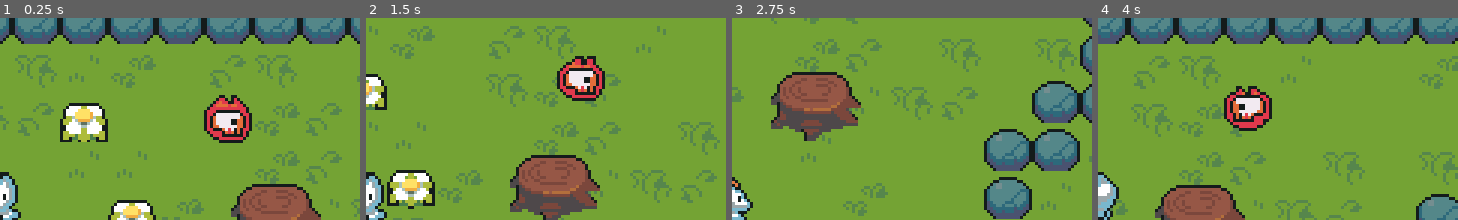
Above: before the commit, frames 1-4 (left to right).
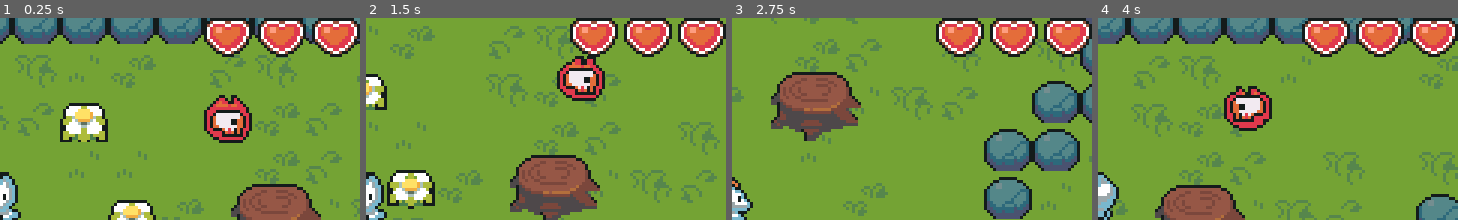
Above: after the commit, the same moments.

Repository: KadirKuruca/ActionRPG
Game: Godot game, scene res://scenes/world.tscn
Two runs of this game, one before a commit and one after it. Both use one fixed random seed, a clock stepped at 60 frames per second and the inputs below.
Inputs:
- Up to frame 1 (0.25 s): no input
- Up to frame 2 (1.5 s): hold Right (ui_right) 0.53-1.28 s; hold Down (ui_down) from 1.28 s (still down)
- Up to frame 3 (2.75 s): release Down (ui_down) at 2.03 s; hold Right (ui_right) from 2.03 s (still down)
- Up to frame 4 (4 s): release Right (ui_right) at 2.78 s; hold Up (ui_up) 2.78-3.53 s; hold Left (ui_left) from 3.53 s (still down)
The pictures show only the part of the screen within x 50-100%, y 0-50%; the shares and areas given below are measured in that part.

The runs differ from the first frame. In frame 1, 6.1% of the frame differs, in the area x 56-100%, y 0-20%; in frame 2, 6.3%; in frame 3, 6.2%; in frame 4, 6.2%.

Commit message:
Create Player hearth container

Diff:
--- /dev/null
+++ b/gui/hearth_gui.tscn
@@ -0,0 +1,15 @@
+[gd_scene load_steps=2 format=3 uid="uid://ccvuedrky7g5j"]
+
+[ext_resource type="Texture2D" uid="uid://df1hyg2hyxsa" path="res://art/heart.png" id="1_y7x16"]
+
+[node name="HearthGui" type="Panel"]
+self_modulate = Color(1, 1, 1, 0)
+custom_minimum_size = Vector2(16, 13)
+offset_right = 16.0
+offset_bottom = 13.0
+
+[node name="Sprite2D" type="Sprite2D" parent="."]
+position = Vector2(0, -2)
+texture = ExtResource("1_y7x16")
+centered = false
+hframes = 5
--- /dev/null
+++ b/gui/hearts_container.tscn
@@ -0,0 +1,17 @@
+[gd_scene load_steps=2 format=3 uid="uid://ck7nt03hwbjs6"]
+
+[ext_resource type="PackedScene" uid="uid://ccvuedrky7g5j" path="res://gui/hearth_gui.tscn" id="1_rka08"]
+
+[node name="HeartsContainer" type="HBoxContainer"]
+offset_right = 40.0
+offset_bottom = 40.0
+theme_override_constants/separation = 2
+
+[node name="HearthGui" parent="." instance=ExtResource("1_rka08")]
+layout_mode = 2
+
+[node name="HearthGui2" parent="." instance=ExtResource("1_rka08")]
+layout_mode = 2
+
+[node name="HearthGui3" parent="." instance=ExtResource("1_rka08")]
+layout_mode = 2
--- a/player/player.gd
+++ b/player/player.gd
@@ -2,6 +2,9 @@
 
 @export var speed: int = 50
 @onready var animation_player = $AnimationPlayer
+@export var maxHealth = 3
+
+@onready var currentHealth = maxHealth
 
 func handleInput():
 	var moveDirection = Input.get_vector("ui_left", "ui_right", "ui_up", "ui_down")
@@ -33,4 +36,7 @@
 
 func _on_hurt_box_area_entered(area):
 	if area.name == "HitBox":
-		print_debug(area.get_parent().name)
+		currentHealth -= 1
+		if currentHealth < 0:
+			currentHealth = maxHealth
+		print_debug(currentHealth)
--- a/scenes/world.tscn
+++ b/scenes/world.tscn
@@ -6,6 +6,7 @@
 [ext_resource type="Script" path="res://scenes/FollowCamera.gd" id="2_khphq"]
 [ext_resource type="Texture2D" uid="uid://dsix73h1mrhgy" path="res://art/plant_animated_sprite.png" id="3_57y41"]
 [ext_resource type="PackedScene" uid="uid://cdulkg04v0t0" path="res://enemies/skull.tscn" id="6_16c0i"]
+[ext_resource type="PackedScene" uid="uid://ck7nt03hwbjs6" path="res://gui/hearts_container.tscn" id="7_5f5wq"]
 
 [sub_resource type="TileSetAtlasSource" id="TileSetAtlasSource_fshyp"]
 texture = ExtResource("1_o1d3q")
@@ -2869,3 +2870,14 @@
 limit_top = 0
 script = ExtResource("2_khphq")
 tilemap = NodePath("../..")
+
+[node name="CanvasLayer" type="CanvasLayer" parent="."]
+
+[node name="HeartsContainer" parent="CanvasLayer" instance=ExtResource("7_5f5wq")]
+anchors_preset = 1
+anchor_left = 1.0
+anchor_right = 1.0
+offset_left = -52.0
+offset_right = 0.0
+offset_bottom = 15.0
+grow_horizontal = 0
Binary file added: art/heart.png
Not shown, added: art/heart.png.import
Not shown: 1 places in scenes/world.tscn that only renumber resources
